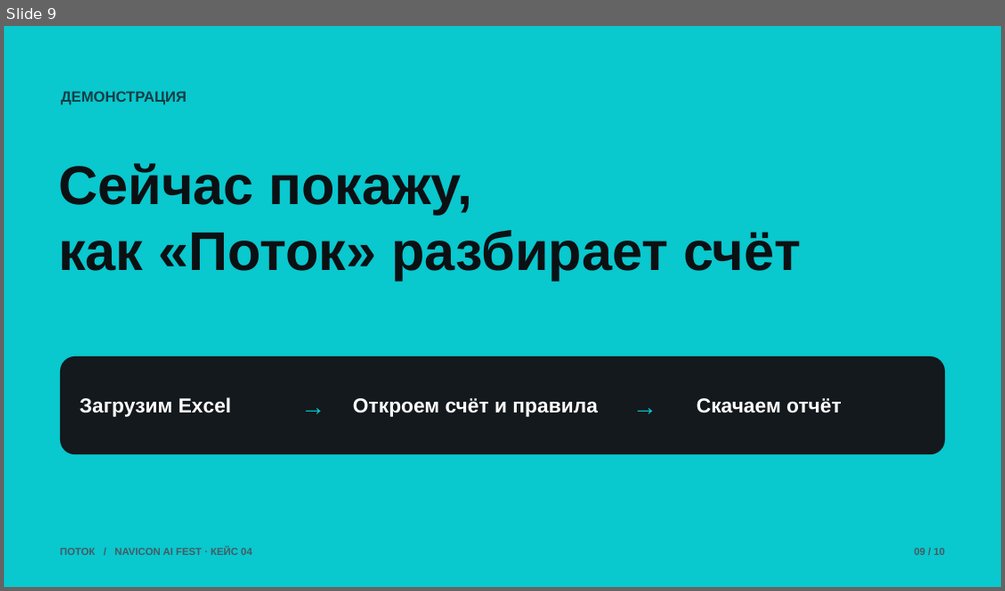
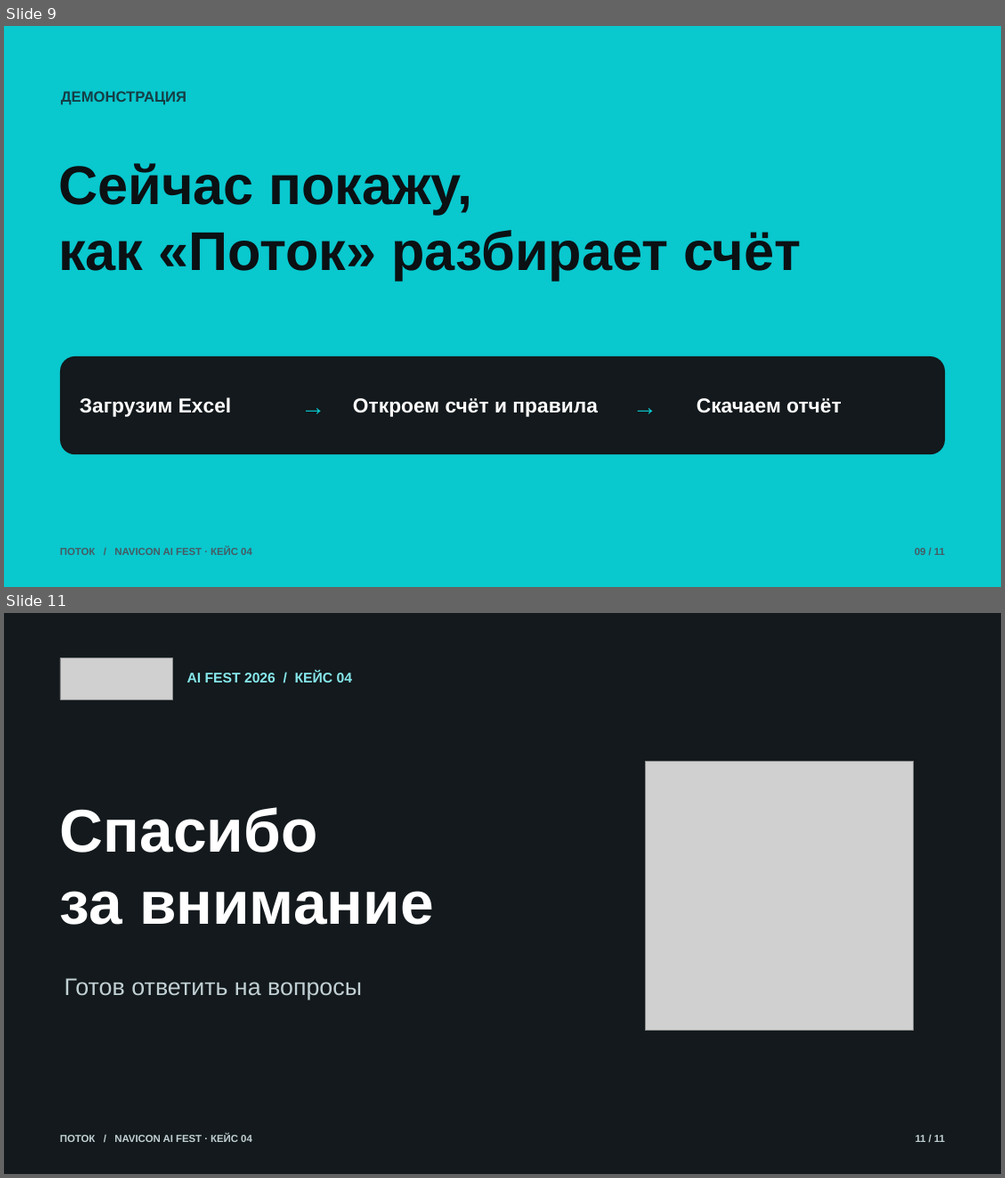
Before and after one commit to whiterli/ai-fest-pilot, a slide deck: Potok-Navicon-AI-Fest.pptx. Shown one above the other, each under a label of ours: slide 9 before the commit, slides 9 and 11 after it; the slides between them are not shown. The pictures are 1005x591 and 1005x1178 pixels, drawn with LibreOffice and Linux fonts; fonts in the diff are those of the drawing; grey boxes stand for pictures. Boxes give left, top, right and bottom in pixels: in the first picture for what was removed or moved away, otherwise in the second. Text is boxed around its words. In the diff, an @@ line names an element or a change of style, - is before the commit and + after.

```diff
--- a/Potok-Navicon-AI-Fest.pptx
+++ b/Potok-Navicon-AI-Fest.pptx
@@ slide 11 added at (4,613,1001,1174), background #13191C @@
@@ picture added at (60,657,172,699) @@
@@ text added at (187,672,352,682), 13.5 pt, text #86E7EB, bold @@
+AI FEST 2026 / КЕЙС 04
@@ picture added at (645,761,914,1030) @@
@@ text added at (60,807,434,925), 58 pt, text #FFFFFF, bold @@
+Спасибо
+за внимание
@@ text added at (65,978,362,999), 23 pt, text #C1D0D4 @@
+Готов ответить на вопросы
@@ text added at (60,1134,252,1142), 9.8 pt, text #C1D0D4, bold @@
+ПОТОК / NAVICON AI FEST · КЕЙС 04
@@ text added at (915,1135,945,1142), 9.8 pt, text #C1D0D4, bold @@
+11 / 11
@@ slide 9 changed as well @@
@@ text at (914,548,945,555): text changed @@
-09 / 10
+09 / 11
```
Also in this commit, not shown: 8 other slides changed.
